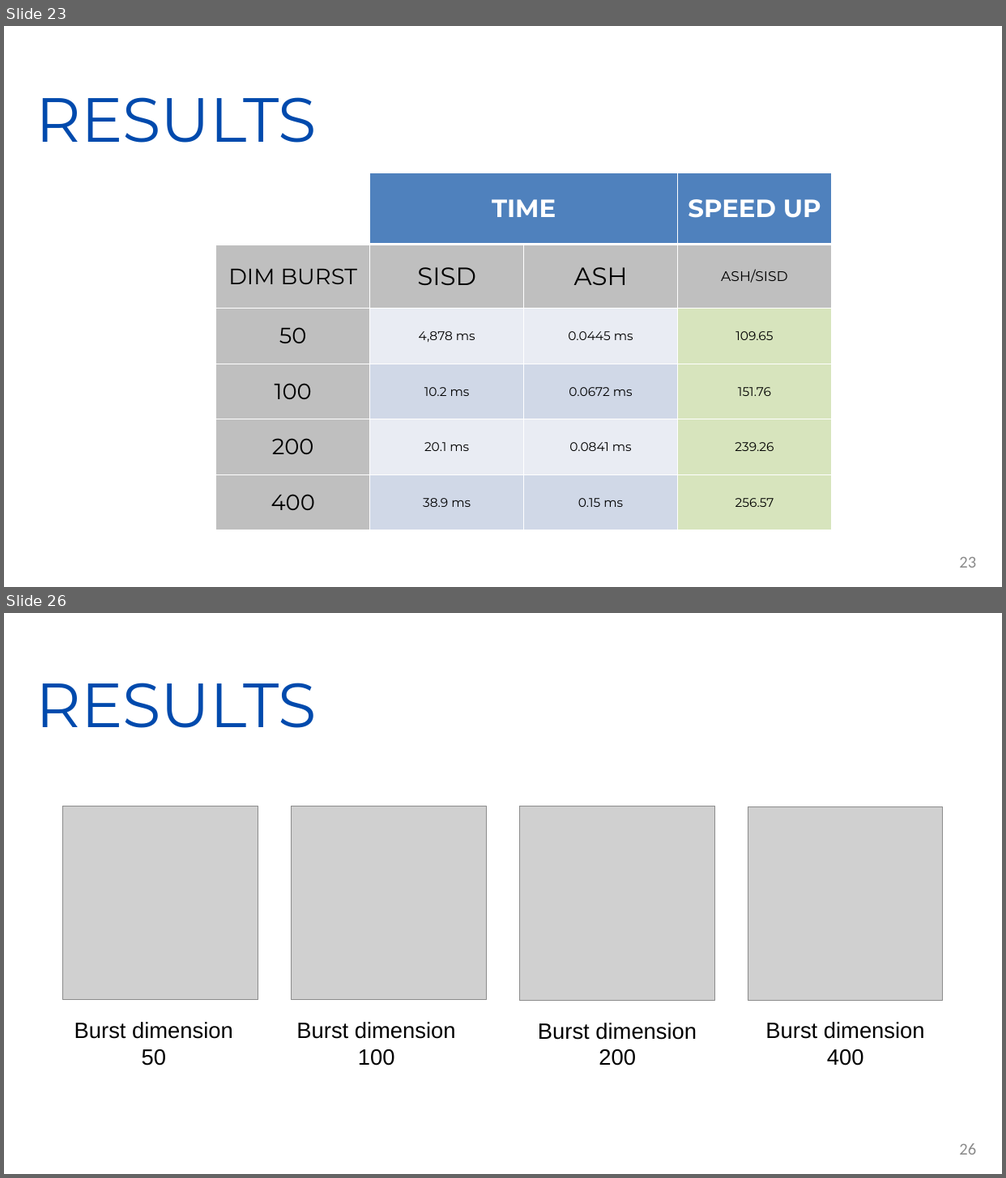
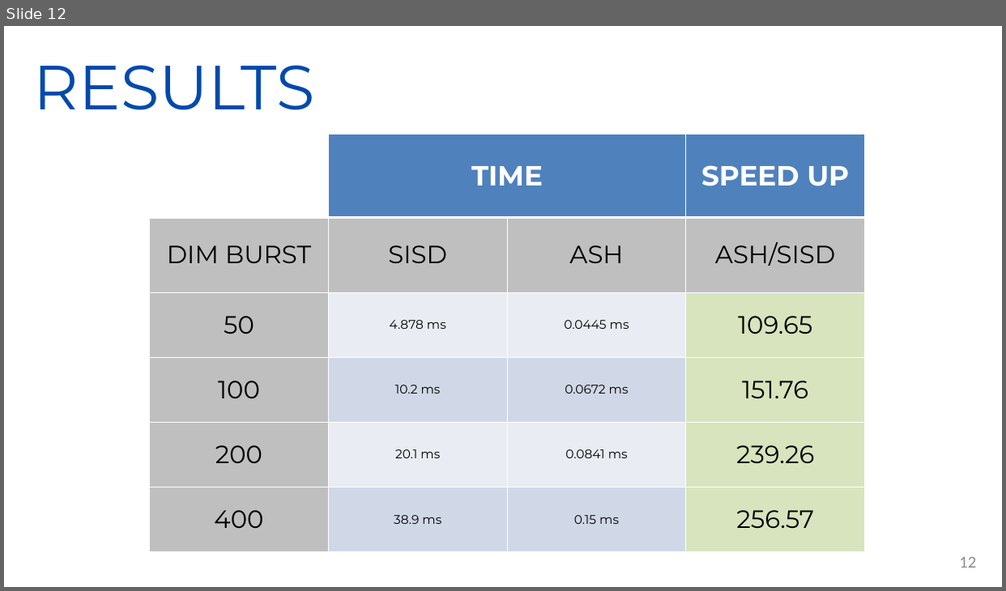
Before and after one commit to Marcolbr2001/ACA_PROJECT, a slide deck: ASH_ACA_PWP.pptx. Shown one above the other, each under a label of ours: slides 23 and 26 before the commit, slide 12 after it; the slides between them are not shown. The pictures are 1006x1178 and 1006x591 pixels, drawn with LibreOffice and Linux fonts; fonts in the diff are those of the drawing; grey boxes stand for pictures. Boxes give left, top, right and bottom in pixels: in the first picture for what was removed or moved away, otherwise in the second. Text is boxed around its words. In the diff, an @@ line names an element or a change of style, - is before the commit and + after.

```diff
--- a/ASH_ACA_PWP.pptx
+++ b/ASH_ACA_PWP.pptx
@@ slide 26 removed at (4,613,1002,1174), background #FFFFFF @@
@@ text removed at (36,683,317,728) @@
-RESULTS
@@ picture removed at (62,807,258,999) @@
@@ picture removed at (291,807,487,999) @@
@@ picture removed at (519,807,715,1001) @@
@@ picture removed at (748,807,943,1000) @@
@@ text removed at (74,1022,233,1066) @@
-Burst dimension
-50
@@ text removed at (296,1022,456,1066) @@
-Burst dimension
-100
@@ text removed at (538,1023,697,1066) @@
-Burst dimension
-200
@@ text removed at (765,1022,925,1066) @@
-Burst dimension
-400
@@ page number removed at (959,1144,976,1155) @@
-26
@@ what was slide 23 is now slide 12 @@
@@ slide 12 changed as well @@
@@ text "RESULTS": place and size @@
-text "RESULTS" at (36,97,317,143)
+text "RESULTS" at (34,65,315,110)
@@ table at (150,134,864,552) @@
-row 3, column 2: 4,878 ms
+row 3, column 2: 4.878 ms
@@ size 36 to 40 pt in "TIME", "SPEED UP" @@
@@ size 32 to 36 pt in "DIM BURST", "50", "100", "200" and 1 more places @@
@@ size 20 to 36 pt in "ASH/SISD" @@
@@ size 18 to 36 pt in "109.65", "151.76", "239.26", "256.57" @@
@@ table: place and size @@
-table at (216,173,831,531)
+table at (150,134,864,552)
@@ page number at (959,557,976,568): text changed @@
-23
+12
```
Also in this commit, not shown: 12 other slides changed, 2 slides added, 15 other slides removed.
